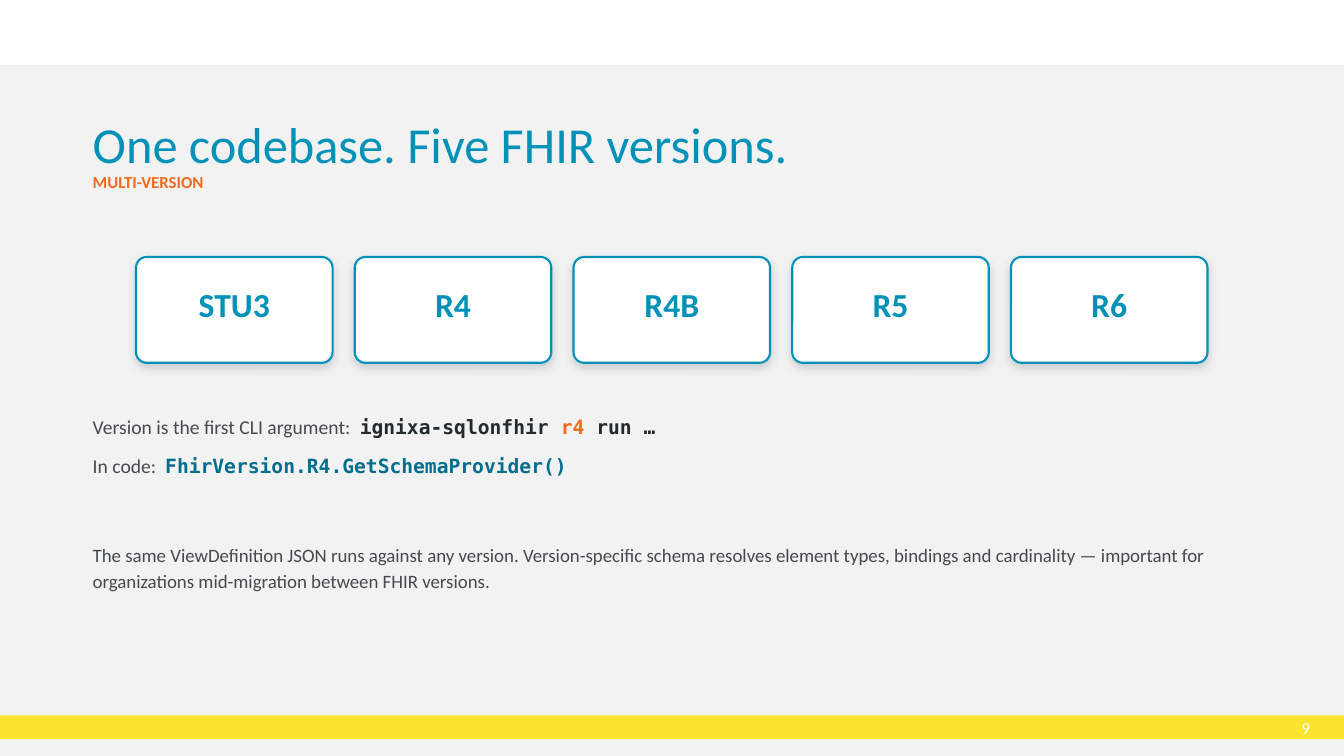
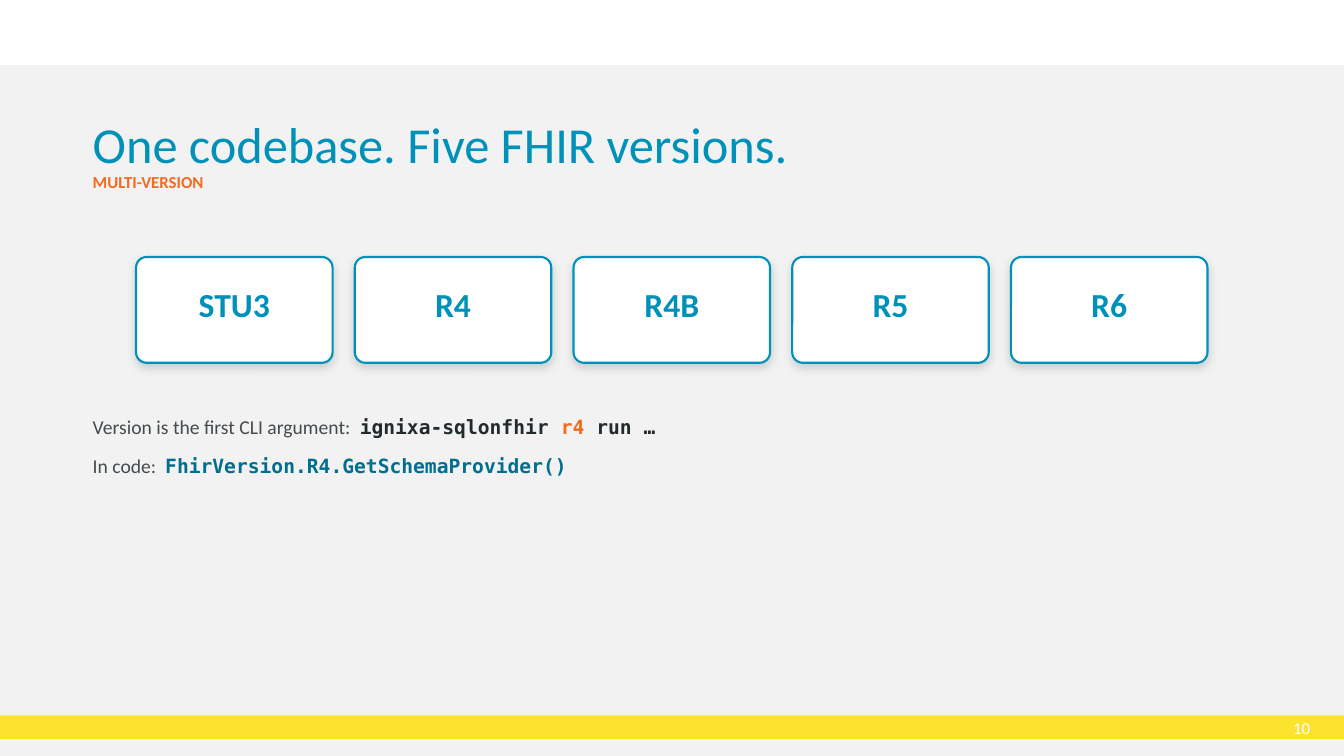
Before and after one commit to brendankowitz/FHIRDevDays2026, a slide deck: slide 10 of talks/talk1-sql-on-fhir/DD26_CT_260616_Brendan-Kowitz_SqlOnFhir.pptx (slide 9 before the commit). Drawn at 1344x756 pixels with LibreOffice and Linux fonts; fonts in the diff are those of the drawing; background and template pictures are left out. Boxes give left, top, right and bottom in pixels: in the first picture for what was removed or moved away, otherwise in the second. Text is boxed around its words. In the diff, an @@ line names an element or a change of style, - is before the commit and + after.

```diff
--- a/talks/talk1-sql-on-fhir/DD26_CT_260616_Brendan-Kowitz_SqlOnFhir.pptx
+++ b/talks/talk1-sql-on-fhir/DD26_CT_260616_Brendan-Kowitz_SqlOnFhir.pptx
@@ text removed at (93, 549, 1204, 591) @@
-The same ViewDefinition JSON runs against any version. Version-specific schema resolves element types, bindings and cardinality — important for organizations mid-migration between FHIR versions.
@@ page number at (1293, 723, 1310, 734): text changed @@
-9
+10
```
Also in this commit, not shown: 7 other slides changed, 2 slides added.
